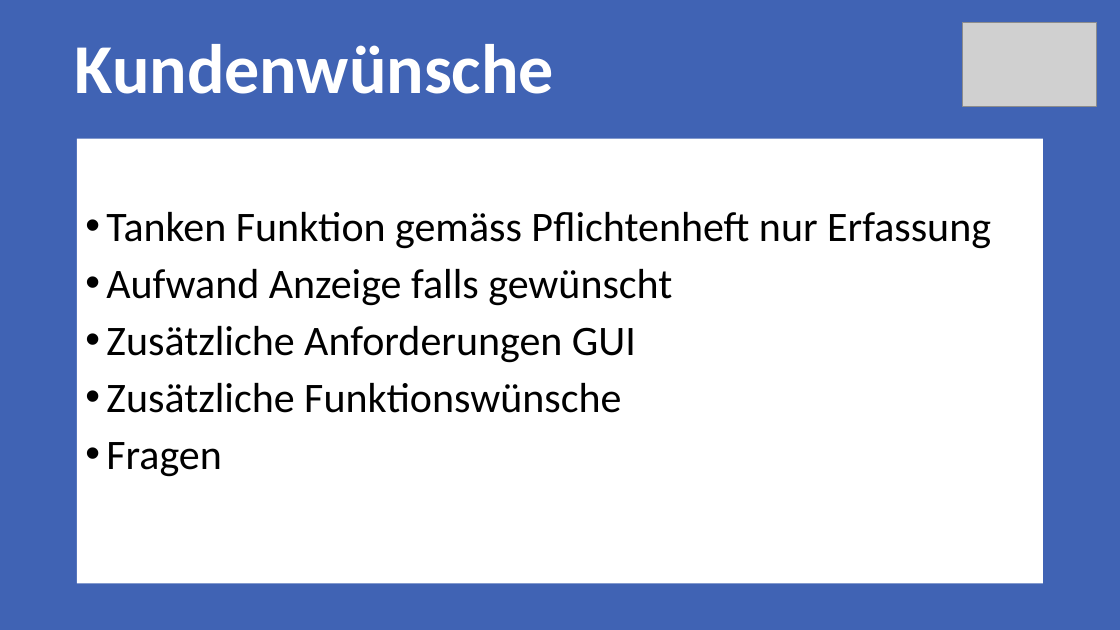
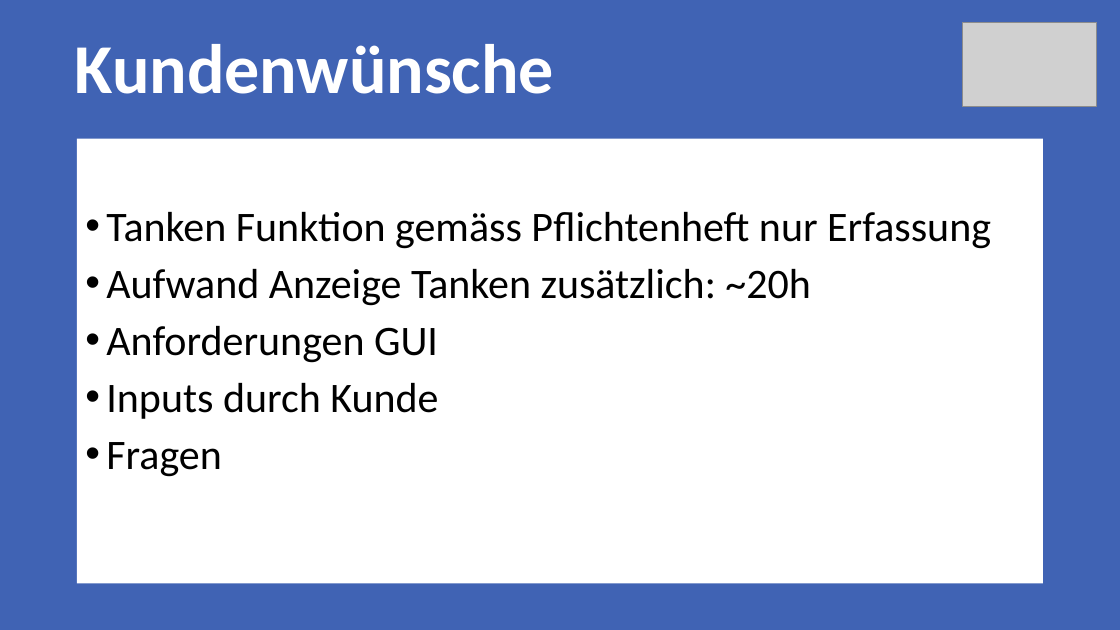
Before and after one commit to Rinc11/FOS, a slide deck: slide 7 of documents/00_Sitzungen/Milestone_1/Meilenstein1.pptx. Drawn at 1120x630 pixels with LibreOffice and Linux fonts; fonts in the diff are those of the drawing; grey boxes stand for pictures. Boxes give left, top, right and bottom in pixels: in the first picture for what was removed or moved away, otherwise in the second. Text is boxed around its words. In the diff, an @@ line names an element or a change of style, - is before the commit and + after.

```diff
--- a/documents/00_Sitzungen/Milestone_1/Meilenstein1.pptx
+++ b/documents/00_Sitzungen/Milestone_1/Meilenstein1.pptx
@@ text at (x1=106, y1=269, x2=810, y2=419): text changed @@
-• Aufwand Anzeige falls gewünscht
-• Zusätzliche Anforderungen GUI
-• Zusätzliche Funktionswünsche
+• Aufwand Anzeige Tanken zusätzlich: ~20h
+• Anforderungen GUI
+• Inputs durch Kunde
```
Also in this commit, not shown: 2 other slides changed, 1 other file.
